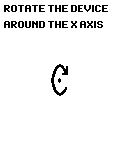
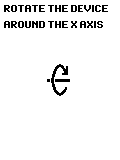
Layers edited between the first and the second 120×160 image:
added layer "Pasted Layer" above "Тип прицела" over (47, 78, 70, 83)
